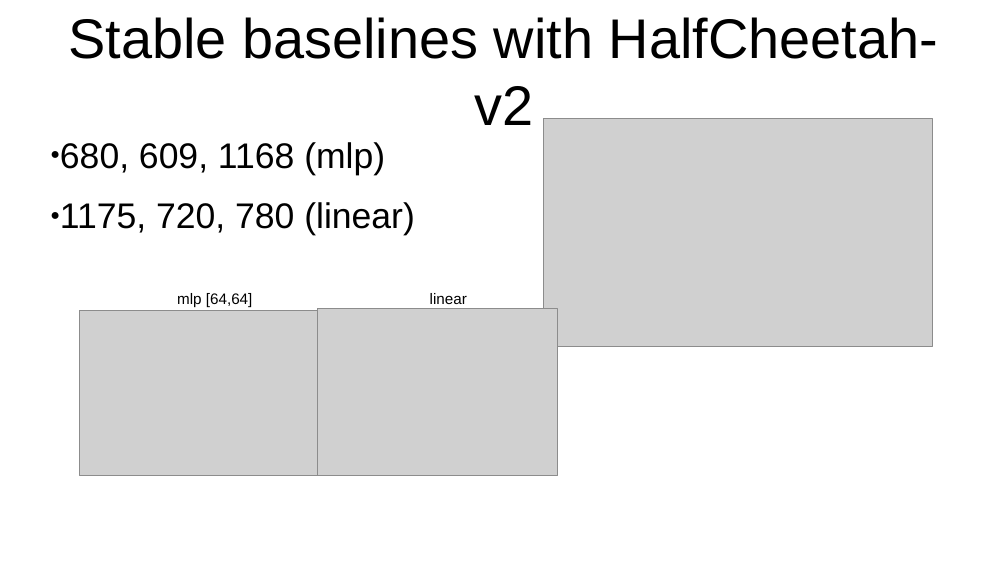
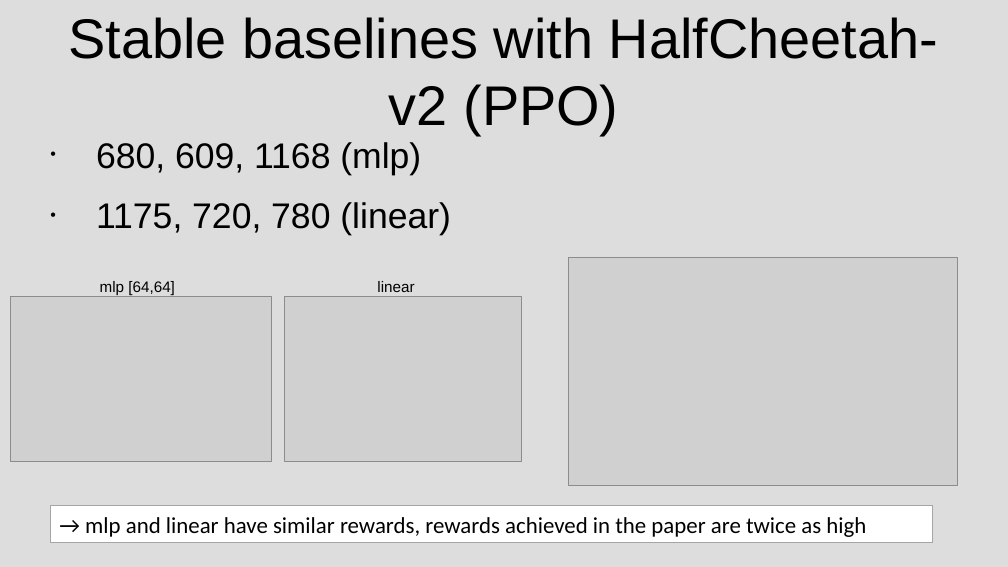
Before and after one commit to sgillen/seagul, a slide deck: slide 22 of seagul/rllib/rllib_with_rbf/Temporary_Results.pptx (slide 16 before the commit). Drawn at 1008x567 pixels with LibreOffice and Linux fonts; fonts in the diff are those of the drawing; grey boxes stand for pictures. Boxes give left, top, right and bottom in pixels: in the first picture for what was removed or moved away, otherwise in the second. Text is boxed around its words. In the diff, an @@ line names an element or a change of style, - is before the commit and + after.

```diff
--- a/seagul/rllib/rllib_with_rbf/Temporary_Results.pptx
+++ b/seagul/rllib/rllib_with_rbf/Temporary_Results.pptx
@@ background #FFFFFF to #BFBFBF at 53% opacity @@
@@ title at <box>69,17,938,135</box>: text changed @@
-Stable baselines with HalfCheetah-v2
+Stable baselines with HalfCheetah-v2 (PPO)
@@ text "680, 609, 1168 (mlp)" at <box>96,142,451,236</box>: bullet ● to • @@
@@ picture: place and size @@
-picture at <box>543,119,933,347</box>
+picture at <box>568,258,958,486</box>
@@ picture: place and size @@
-picture at <box>80,311,329,476</box>
+picture at <box>10,297,271,462</box>
@@ text "mlp [64,64]": place and size @@
-text "mlp [64,64]" at <box>177,293,253,307</box>
+text "mlp [64,64]" at <box>100,281,175,295</box>
@@ picture: place and size @@
-picture at <box>318,308,558,476</box>
+picture at <box>284,297,520,462</box>
@@ text "linear": place and size @@
-text "linear" at <box>430,293,467,304</box>
+text "linear" at <box>377,281,414,292</box>
@@ rectangle added at <box>50,506,932,542</box>, fill #FFFFFF, outline #A5A5A5 1 pt, 18 pt, text #000000 @@
+→ mlp and linear have similar rewards, rewards achieved in the paper are twice as high
```
Also in this commit, not shown: 17 other slides changed, 7 slides added, 1 slide removed.
